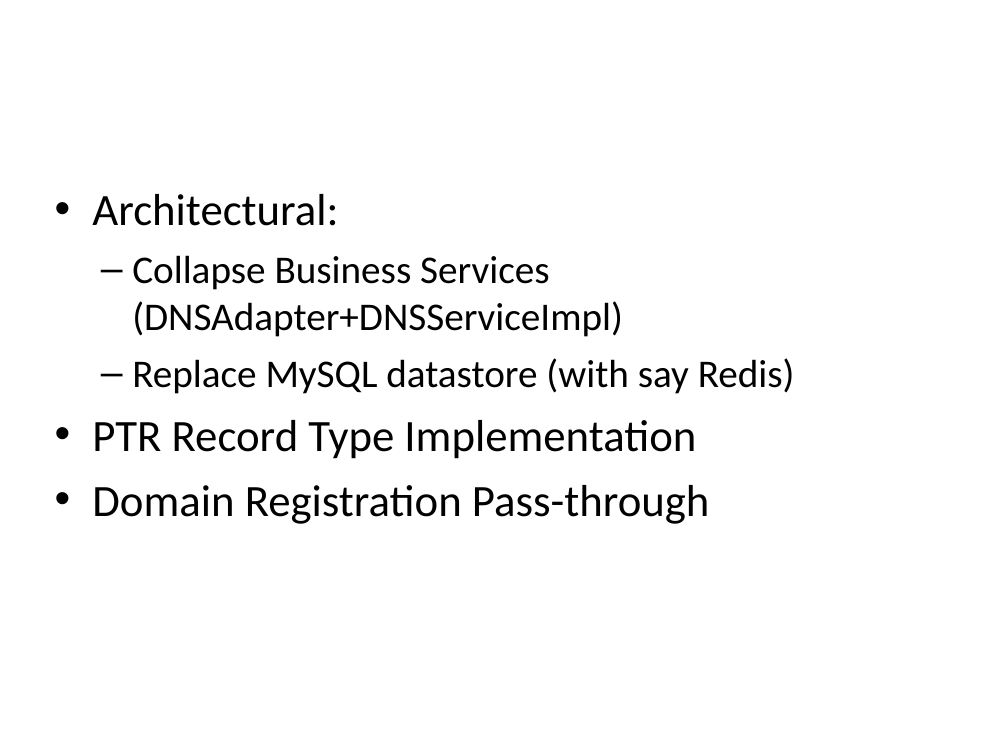
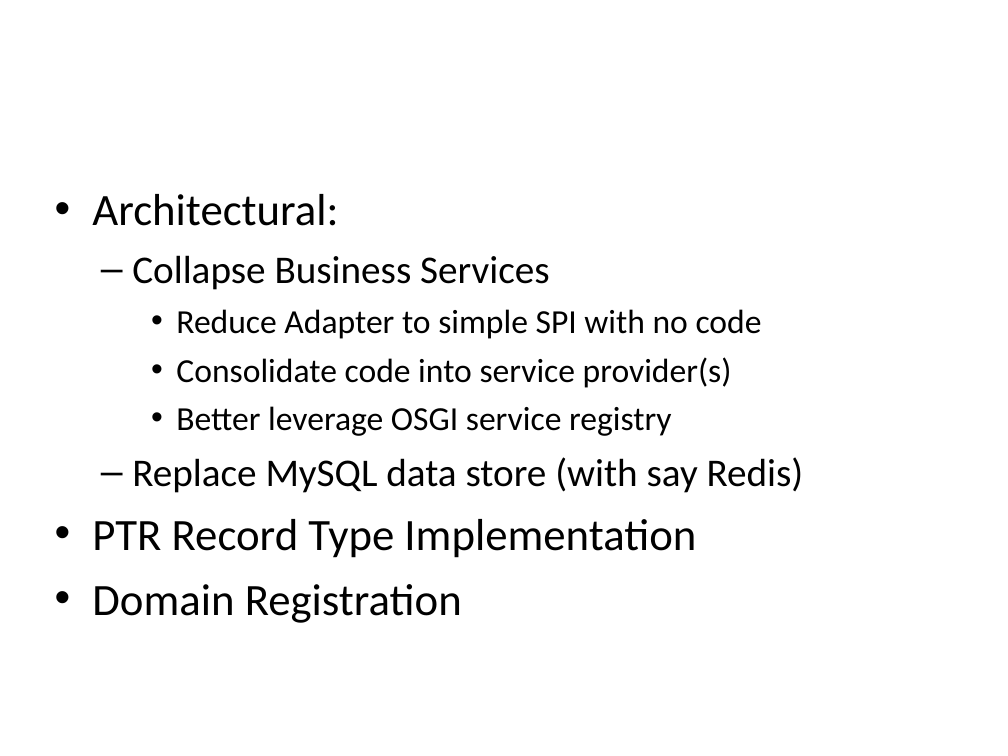
Before and after one commit to rackerlabs/docs-cloud-dns, a slide deck: slide 1 of techtalk/CloudDNS-TechTalk-7-PossibleFutureFeatures.pptx. Drawn at 1008x756 pixels with LibreOffice and Linux fonts; fonts in the diff are those of the drawing; background and template pictures are left out. Boxes give left, top, right and bottom in pixels: in the first picture for what was removed or moved away, otherwise in the second. Text is boxed around its words. In the diff, an @@ line names an element or a change of style, - is before the commit and + after.

```diff
--- a/techtalk/CloudDNS-TechTalk-7-PossibleFutureFeatures.pptx
+++ b/techtalk/CloudDNS-TechTalk-7-PossibleFutureFeatures.pptx
@@ text at box(132, 255, 804, 493): text changed; size 28 to 24 pt @@
-  – Collapse Business Services (DNSAdapter+DNSServiceImpl)
-  – Replace MySQL datastore (with say Redis)
+  – Collapse Business Services
+    • Reduce Adapter to simple SPI with no code
+    • Consolidate code into service provider(s)
+    • Better leverage OSGI service registry
+  – Replace MySQL data store (with say Redis)
@@ text at box(92, 584, 462, 623): text changed @@
-• Domain Registration Pass-through
+• Domain Registration
```
Also in this commit, not shown: 1 slide removed.
